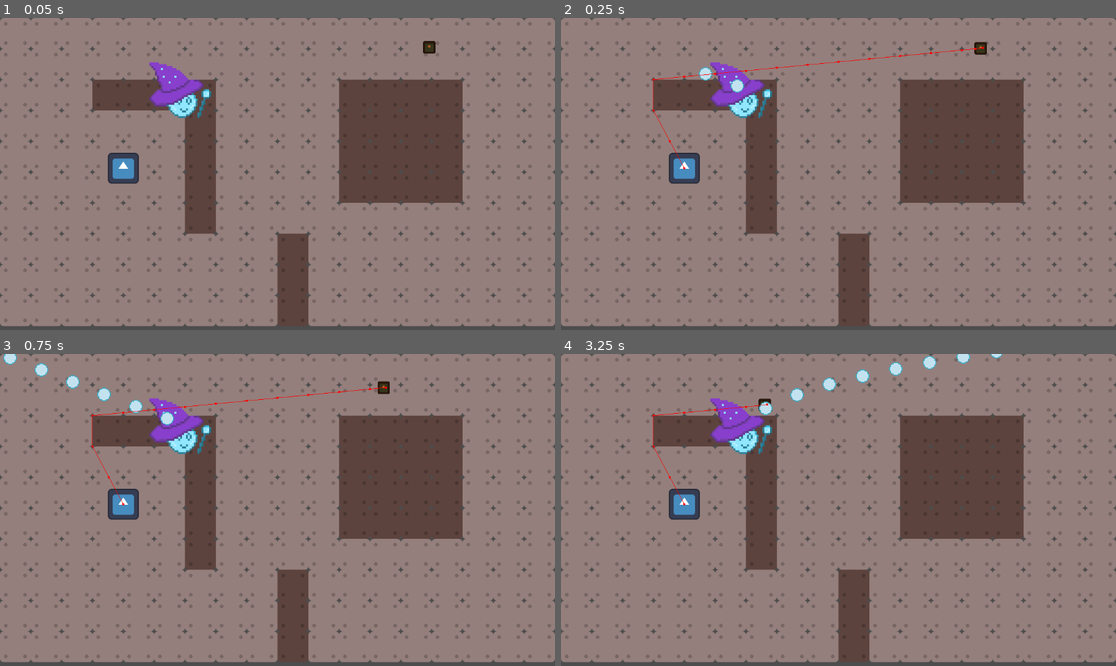
Above: before the commit, frames 1-4 (two rows, left to right).
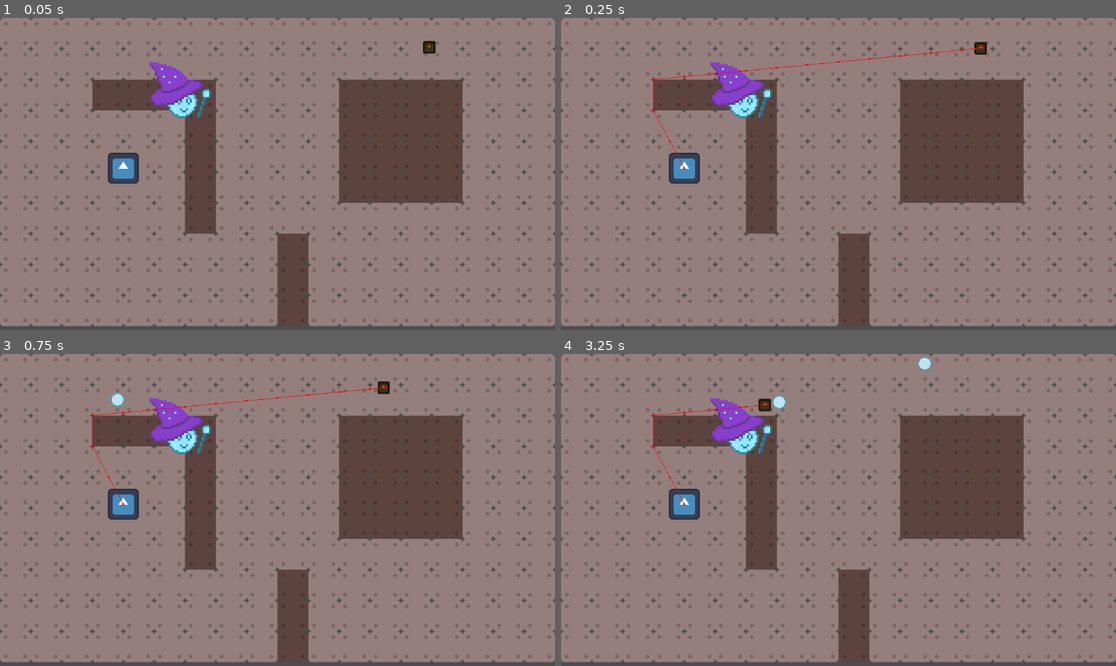
Above: after the commit, the same moments.

Repository: MichelleCDjunaidi/bubble-trouble
Game: Godot game, scene res://scenes/world.tscn
The game is run twice, just before and just after one commit, with the same random seed, the same clock (stepped at 60 frames per second) and the same inputs. This scene is started directly instead of the project's main scene. The engine's default icon, where the game draws it, is replaced by a stand-in: a white triangle on a blue panel in a dark square.
Inputs (mouse positions are in pixels of both pictures, inside the frame that each line leads up to):
- Up to frame 1 (0.05 s): no input
- Up to frame 2 (0.25 s): no input
- Up to frame 3 (0.75 s): tap Enter (ui_accept) at 0.5 s; move the mouse to (399, 494) at 0.52 s; hold Right (ui_right) from 0.53 s (still down); click (399, 494) at 0.67 s
- Up to frame 4 (3.25 s): tap Enter (ui_accept) at 0.77, 1.52, 3.02 s; move the mouse to (727, 525) at 1.27 s; move the mouse to (894, 441) at 2.02 s; release Right (ui_right) at 2.03 s; hold Left (ui_left) 2.03-2.78 s; move the mouse to (810, 572) at 2.77 s; hold Right (ui_right) from 2.78 s (still down); click (810, 572) at 2.92 s

Frame 1 is identical in both runs. In frame 2, 0.2% of the frame differs, in the area x 24-34%, y 15-25%; in frame 3, 0.6%; in frame 4, 0.7%, in the area x 35-80%, y 0-20%.

Commit message:
feat: add projectile audio

Diff:
--- a/scenes/bullet.gd
+++ b/scenes/bullet.gd
@@ -5,14 +5,12 @@
 
 # Called when the node enters the scene tree for the first time.
 func _ready() -> void:
-	print("work")
 	pass # Replace with function body.
 
 
 # Called every frame. 'delta' is the elapsed time since the previous frame.
 func _process(delta: float) -> void:
 	position += velocity*delta*speed
-	pass
 
 func set_velocity(new_velocity: Vector2):
 	velocity = new_velocity
--- a/scenes/tower.gd
+++ b/scenes/tower.gd
@@ -20,10 +20,10 @@
 		var bullet_vector = curr_target.position - position
 		bullet_vector = bullet_vector.normalized()
 		if timer_finished:
-			print("what")
 			var bullet_instance = bullet.instantiate()
 			bullet_instance.set_velocity(bullet_vector)
 			add_child(bullet_instance)
+			$AudioStreamPlayer2D.play()
 		timer_finished = false
 		$Timer.start()
 	pass # Replace with function body.
--- a/scenes/tower.tscn
+++ b/scenes/tower.tscn
@@ -1,8 +1,9 @@
-[gd_scene load_steps=7 format=3 uid="uid://cae2gg7ycsioq"]
+[gd_scene load_steps=8 format=3 uid="uid://cae2gg7ycsioq"]
 
 [ext_resource type="Script" path="res://scenes/tower.gd" id="1_heel8"]
 [ext_resource type="Texture2D" uid="uid://dwg71dfl1sh1e" path="res://tilesheet_complete.png" id="2_5tgf5"]
 [ext_resource type="Texture2D" uid="uid://cn7xq2i3bjaaw" path="res://sprites/bobble.png" id="2_u0np8"]
+[ext_resource type="AudioStream" uid="uid://fgoifiixc5y3" path="res://audio/bubble.wav" id="4_ve8xq"]
 
 [sub_resource type="TileSetAtlasSource" id="TileSetAtlasSource_3oogs"]
 texture = ExtResource("2_5tgf5")
@@ -3261,8 +3262,12 @@
 shape = SubResource("CapsuleShape2D_er8yv")
 
 [node name="Timer" type="Timer" parent="."]
-wait_time = 0.1
+wait_time = 0.5
 autostart = true
+
+[node name="AudioStreamPlayer2D" type="AudioStreamPlayer2D" parent="."]
+stream = ExtResource("4_ve8xq")
+pitch_scale = 1.5
 
 [connection signal="body_entered" from="Area2D" to="." method="_on_area_2d_body_entered"]
 [connection signal="body_exited" from="Area2D" to="." method="_on_area_2d_body_exited"]
Not shown, added: audio/bubble.wav.import
Not shown, added: audio/bubble.wav
